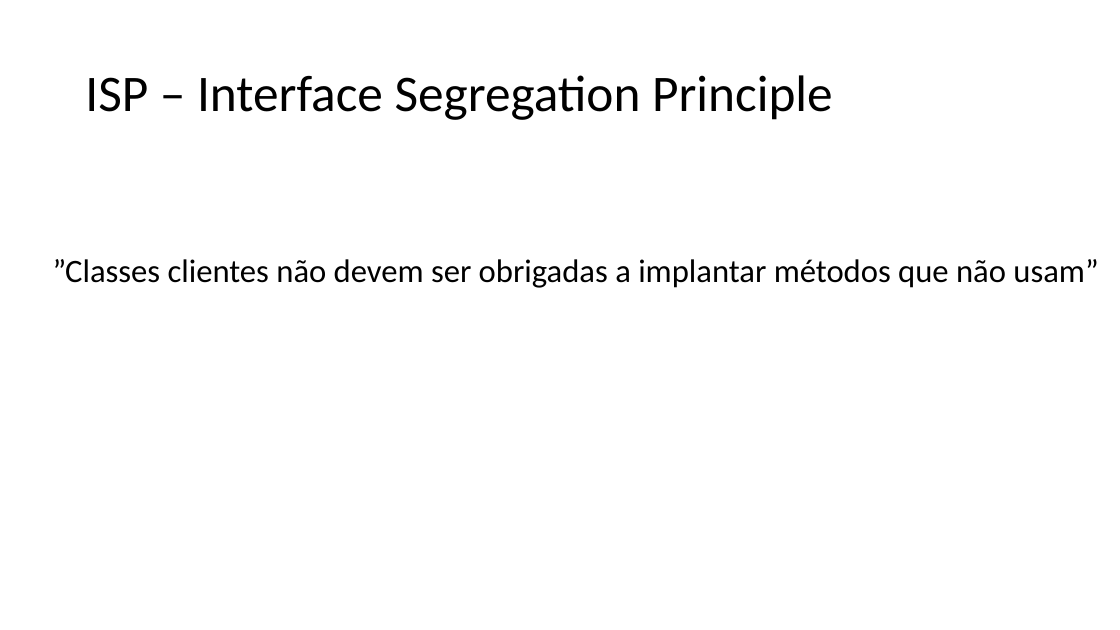
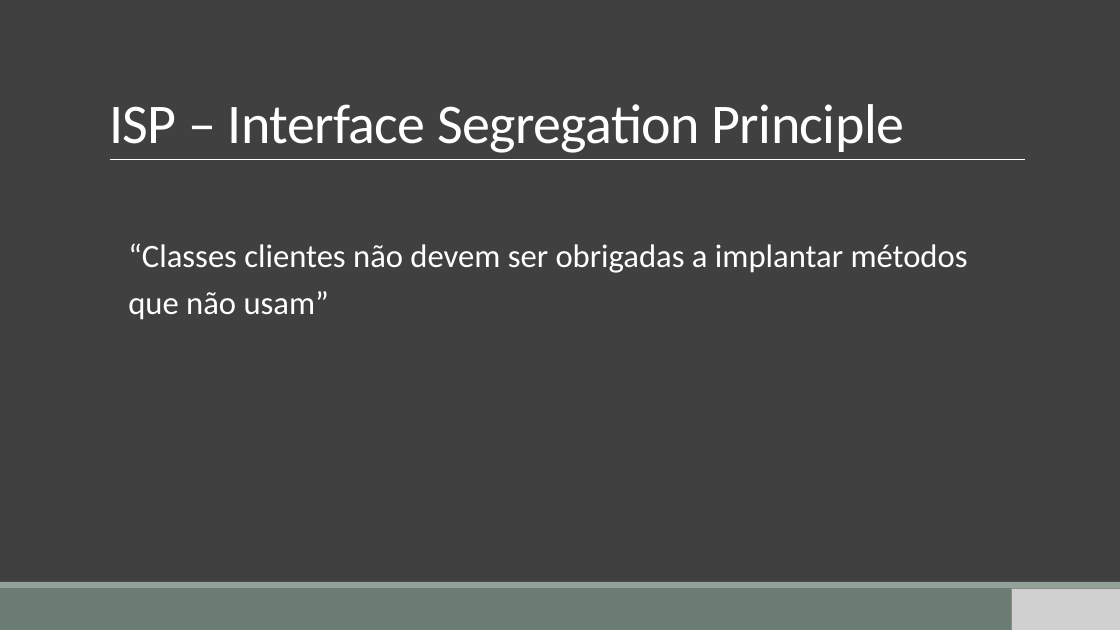
Before and after one commit to gemvane/Palestra-Solid, a slide deck: slide 33 of SOLID.pptx (slide 22 before the commit). Drawn at 1120x630 pixels with LibreOffice and Linux fonts; fonts in the diff are those of the drawing; grey boxes stand for pictures. Boxes give left, top, right and bottom in pixels: in the first picture for what was removed or moved away, otherwise in the second. Text is boxed around its words. In the diff, an @@ line names an element or a change of style, - is before the commit and + after.

Commit message:
Update: Atualização de Layout

```diff
--- a/SOLID.pptx
+++ b/SOLID.pptx
@@ background #FFFFFF to #404040 @@
@@ title "ISP – Interface Segregation Principle" moved from (x1=85, y1=75, x2=833, y2=120) to (x1=109, y1=104, x2=905, y2=153) @@
@@ title "ISP – Interface Segregation Principle" at (x1=109, y1=104, x2=905, y2=153): size 44 to 48 pt, text colour #000000 to #FFFFFF, letter spacing 0 to -0.5 pt; line spacing 0.9 to 0.85; vertical alignment middle to bottom @@
@@ line added from (110, 160) to (1026, 160), #FFFFFF 0.5 pt @@
@@ text at (x1=128, y1=243, x2=968, y2=320): text changed; text colour #000000 to #FFFFFF @@
-”Classes clientes não devem ser obrigadas a implantar métodos que não usam”
+“Classes clientes não devem ser obrigadas a implantar métodos
+que não usam”
@@ rectangle added at (x1=0, y1=588, x2=1120, y2=630), fill #6B7D72 @@
@@ rectangle added at (x1=0, y1=582, x2=1120, y2=588), fill #93A299 @@
@@ picture added at (x1=1012, y1=588, x2=1120, y2=630) @@
```
Also in this commit, not shown: 24 other slides changed, 22 slides added, 3 slides removed.
